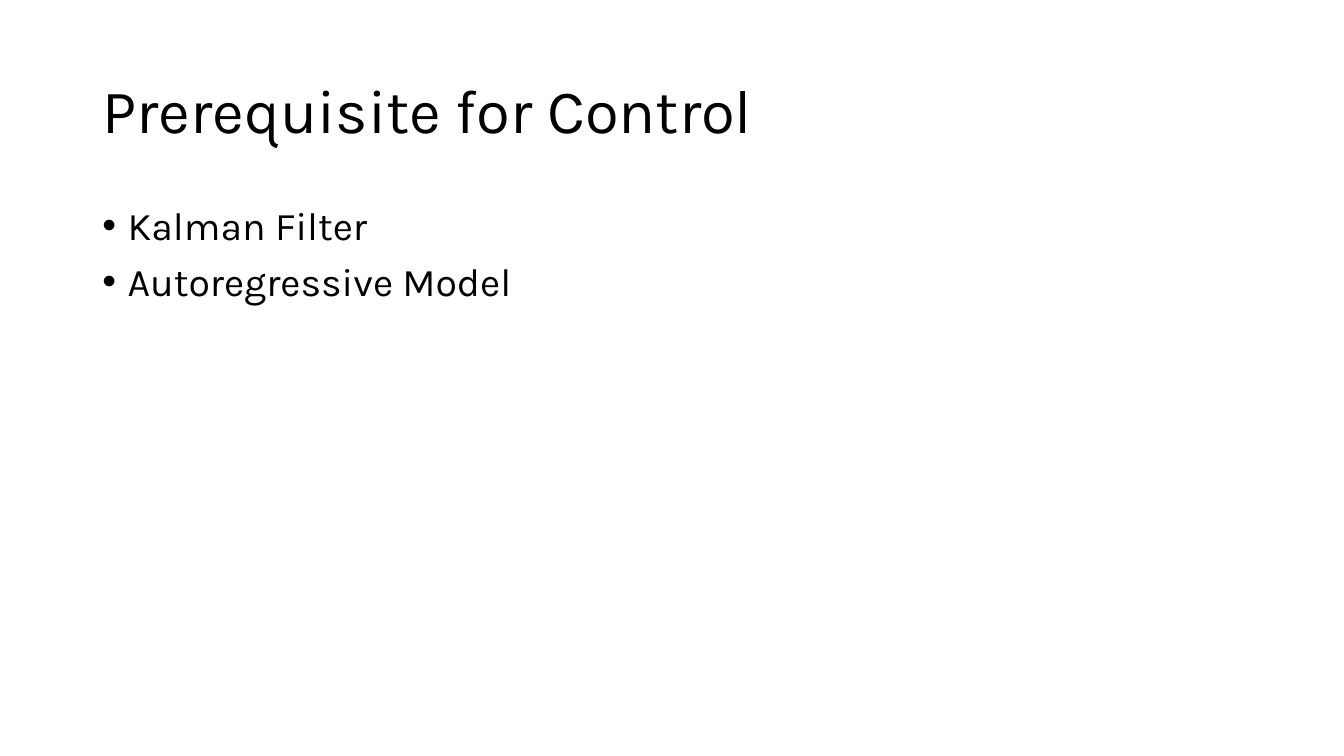
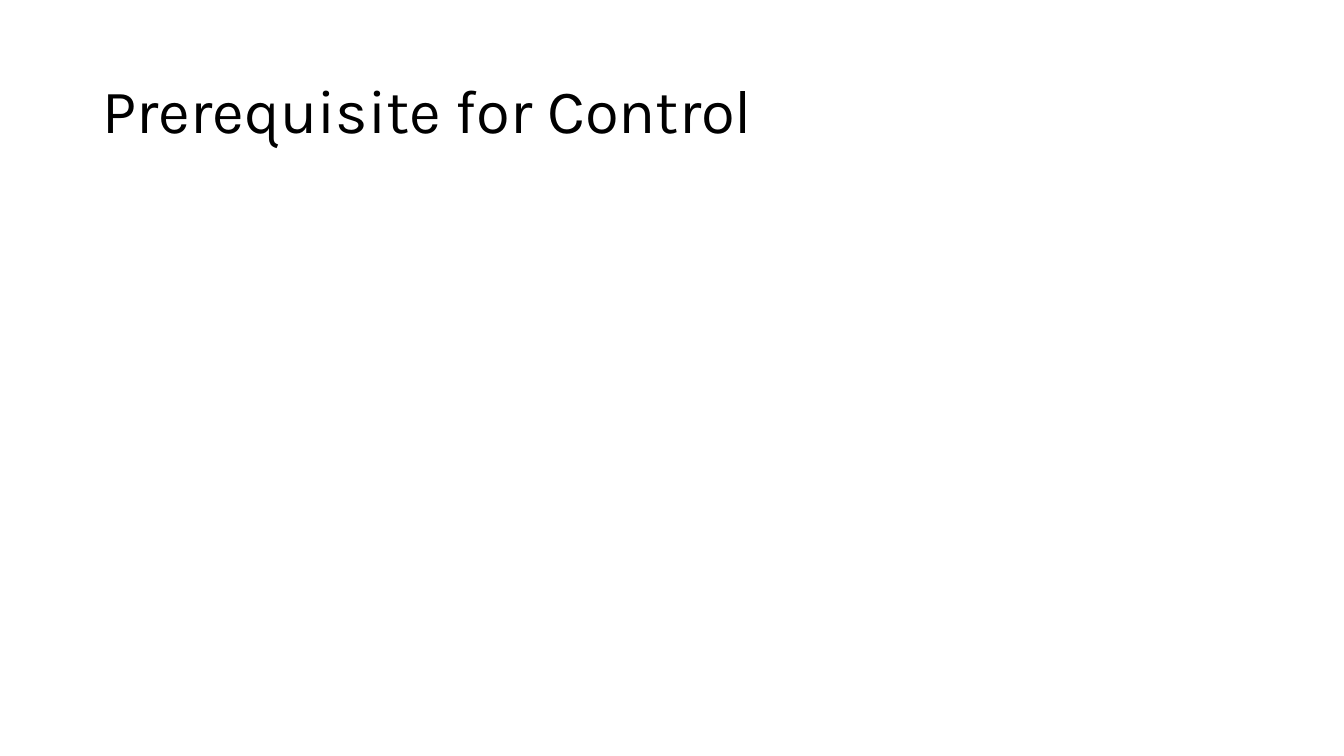
Before and after one commit to lbuckley-jpg/MDM2-Project-2, a slide deck: slide 17 of Presentation/wave_energy_presentation.pptx (slide 8 before the commit). Drawn at 1344x756 pixels with LibreOffice and Linux fonts; fonts in the diff are those of the drawing; grey boxes stand for pictures. Boxes give left, top, right and bottom in pixels: in the first picture for what was removed or moved away, otherwise in the second. Text is boxed around its words. In the diff, an @@ line names an element or a change of style, - is before the commit and + after.

```diff
--- a/Presentation/wave_energy_presentation.pptx
+++ b/Presentation/wave_energy_presentation.pptx
@@ text removed at [128, 213, 511, 306] @@
-• Kalman Filter
-• Autoregressive Model
```
Also in this commit, not shown: 5 other slides changed, 12 slides added, 1 slide removed, 4 other files.
